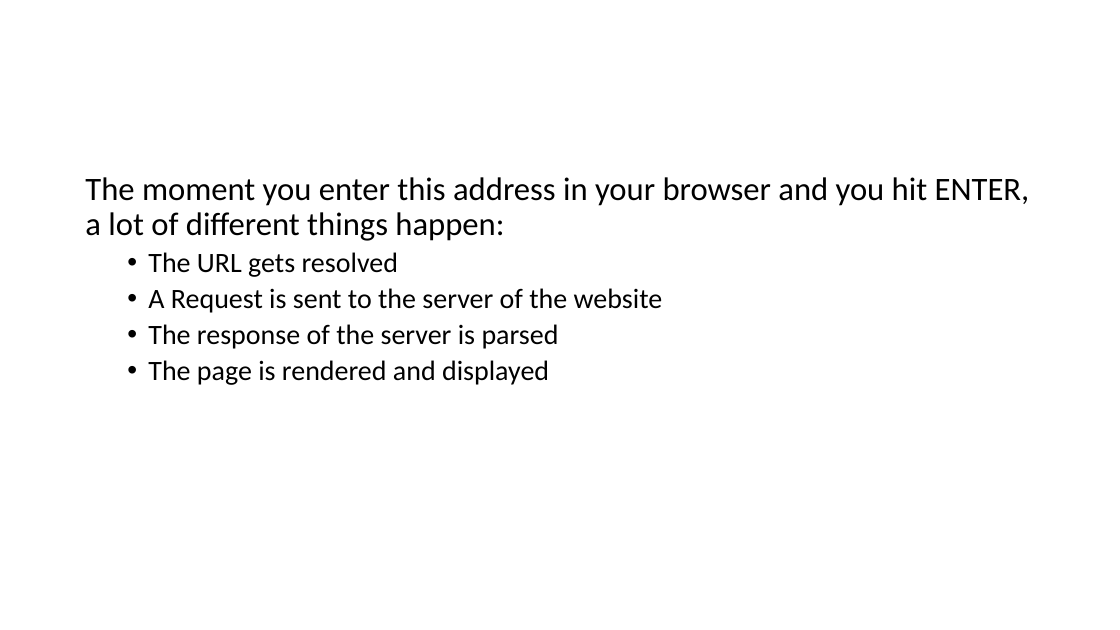
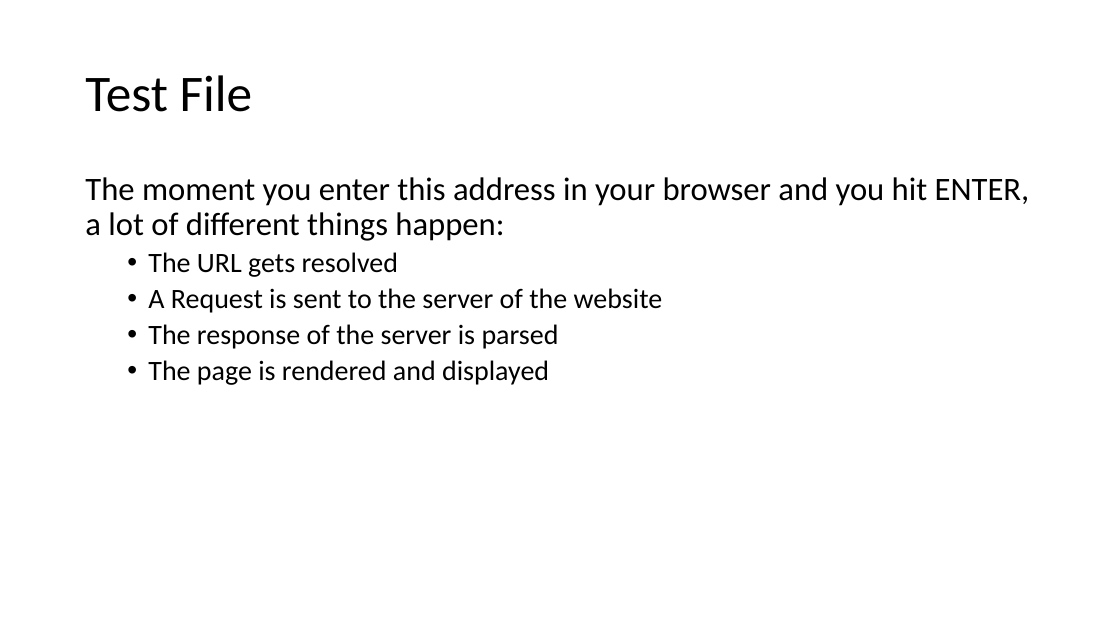
Before and after one commit to saravananmalavia/TestRep, a slide deck: slide 3 of Presentation1.pptx. Drawn at 1120x630 pixels with LibreOffice and Linux fonts; fonts in the diff are those of the drawing. Boxes give left, top, right and bottom in pixels: in the first picture for what was removed or moved away, otherwise in the second. Text is boxed around its words. In the diff, an @@ line names an element or a change of style, - is before the commit and + after.

```diff
--- a/Presentation1.pptx
+++ b/Presentation1.pptx
@@ title added at (85, 75, 253, 112), 44 pt, text #000000 @@
+Test File
```
